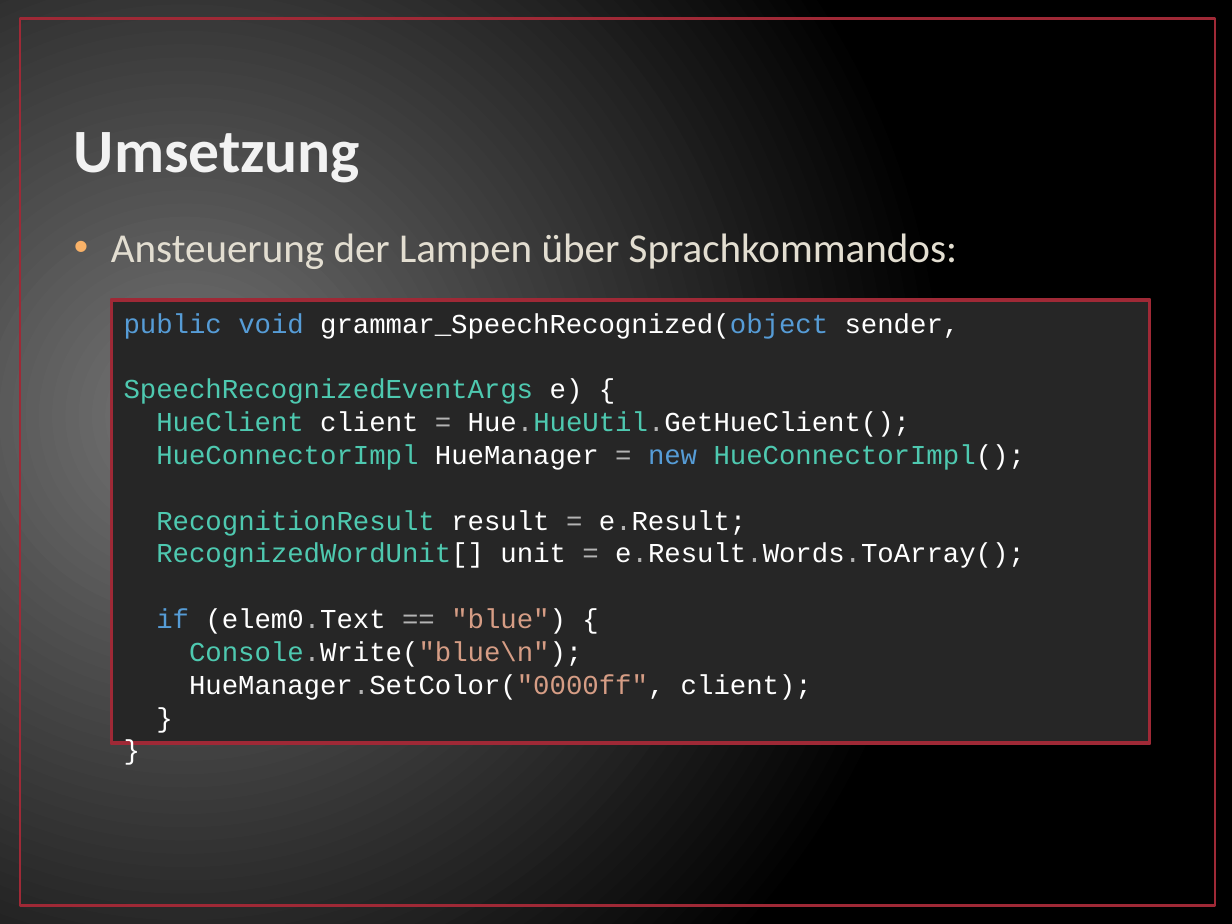
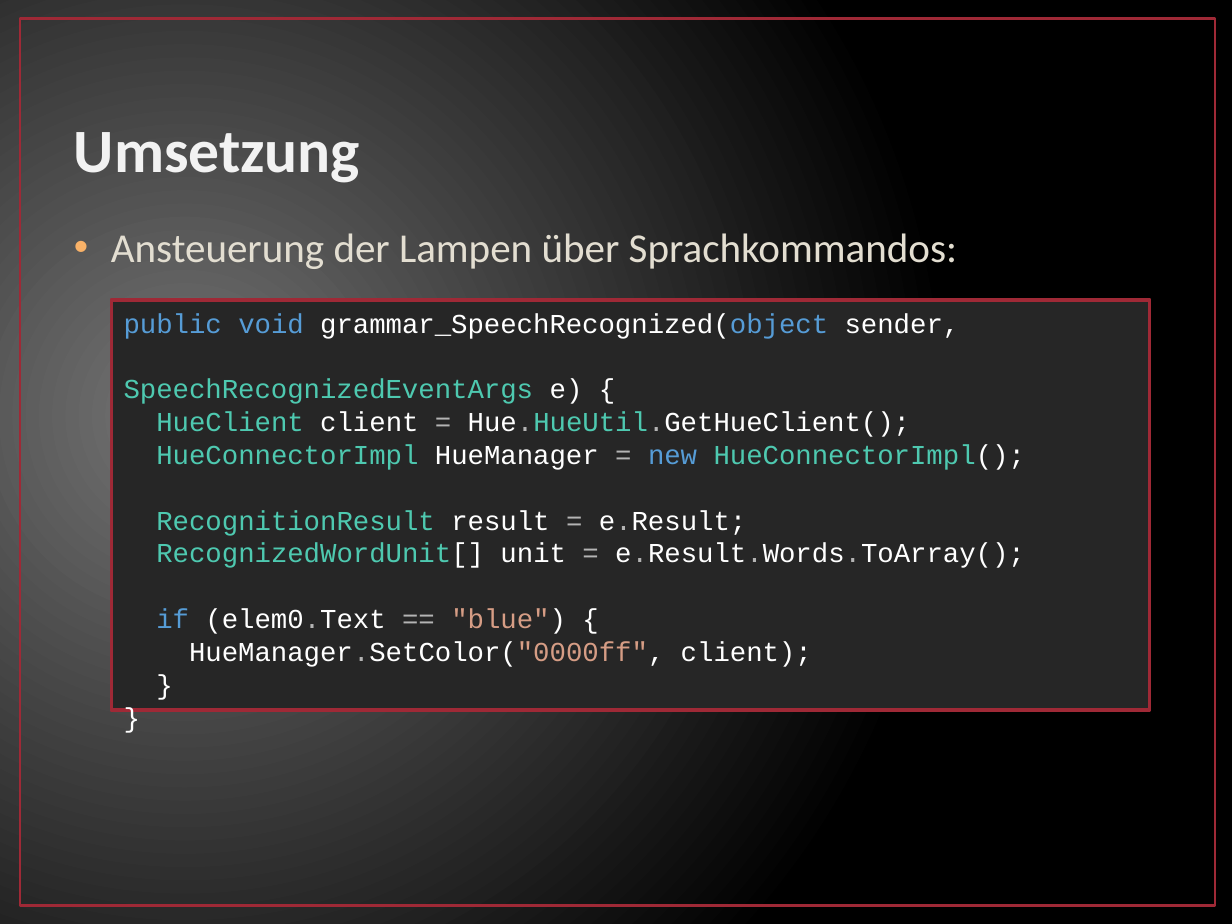
Before and after one commit to fgrebe/GestureContolForHue, a slide deck: slide 6 of doc/Gesture Control for Philips Hue.pptx. Drawn at 1232x924 pixels with LibreOffice and Linux fonts; fonts in the diff are those of the drawing. Boxes give left, top, right and bottom in pixels: in the first picture for what was removed or moved away, otherwise in the second. Text is boxed around its words. In the diff, an @@ line names an element or a change of style, - is before the commit and + after.

Commit message:
Updated presentation

```diff
--- a/doc/Gesture Control for Philips Hue.pptx
+++ b/doc/Gesture Control for Philips Hue.pptx
@@ rectangle "public void grammar_SpeechRecognized(object sender,": place and size @@
-rectangle "public void grammar_SpeechRecognized(object sender," at <box>112,299,1151,743</box>
+rectangle "public void grammar_SpeechRecognized(object sender," at <box>112,299,1151,710</box>
@@ text in rectangle at <box>156,609,812,667</box>: text changed @@
-if (elem0.Text == "blue") {
-Console.Write("blue\n");
-HueManager.SetColor("0000ff", client);
-}
+if (elem0.Text == "blue") {
+HueManager.SetColor("0000ff", client);
+}
```
Also in this commit, not shown: 2 slides added.
